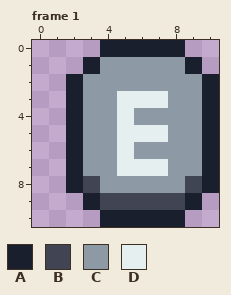
One commit to this pixel-art file: Projetasso/Code Wars 2 - The Offline Server/new_sprites._/em_construçao/ui/E.aseprite. Above: the version before the commit.
32x32 pixels, 1 frame. Shown: frame 1. The old version is drawn lined up with the new one, on the new canvas. The commit also changed other frames, which this record leaves out.
Palette (. is transparent): A #1a1f2e  B #414453  C #8d99a4  D #e5efef
Pixels before, frame 1, first column x 2:
 0 ..AAAAA..
 1 .ACCCCCA.
 2 ACCCCCCCA
 3 ACCDDDCCA
 4 ACCDCCCCA
 5 ACCDDDCCA
 6 ACCDCCCCA
 7 ACCDDDCCA
 8 ABCCCCCBA
 9 .ABBBBBA.
10 ..AAAAA..
Once edited:
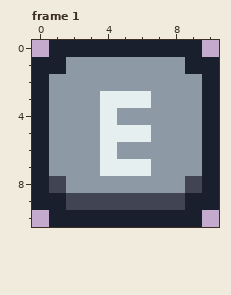
Diff:
canvas 32x32 -> 11x11, the old top-left corner now at -8,-10 (the part of the old canvas that was cut away was empty and is not shown)
Frame 1:
y 0: x 1..3 ... -> AAA; x 9 . -> A
y 1: x 0..3 ...A -> AACC; x 10 . -> A
y 2: x 0..2 ..A -> ACC
y 3: x 0..2 ..A -> ACC; x 4 C -> D; x 7 D -> C
y 4: x 0..2 ..A -> ACC; x 4..5 CD -> DC
y 5: x 0..2 ..A -> ACC; x 4 C -> D; x 7 D -> C
y 6: x 0..2 ..A -> ACC; x 4..5 CD -> DC
y 7: x 0..2 ..A -> ACC; x 4 C -> D; x 7 D -> C
y 8: x 0..3 ..AB -> ABCC
y 9: x 0..3 ...A -> AABB; x 10 . -> A
y 10: x 1..3 ... -> AAA; x 9 . -> A
Where, in picture pixels (left, top, right, bottom), the same in both pictures:
changed: (32, 40, 219, 227)
